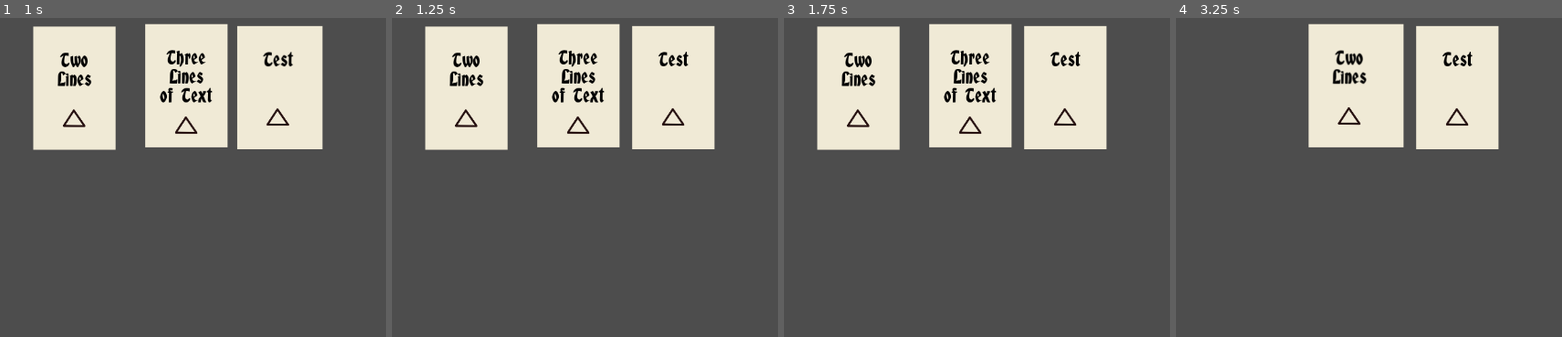
Above: before the commit, frames 1-4 (left to right).
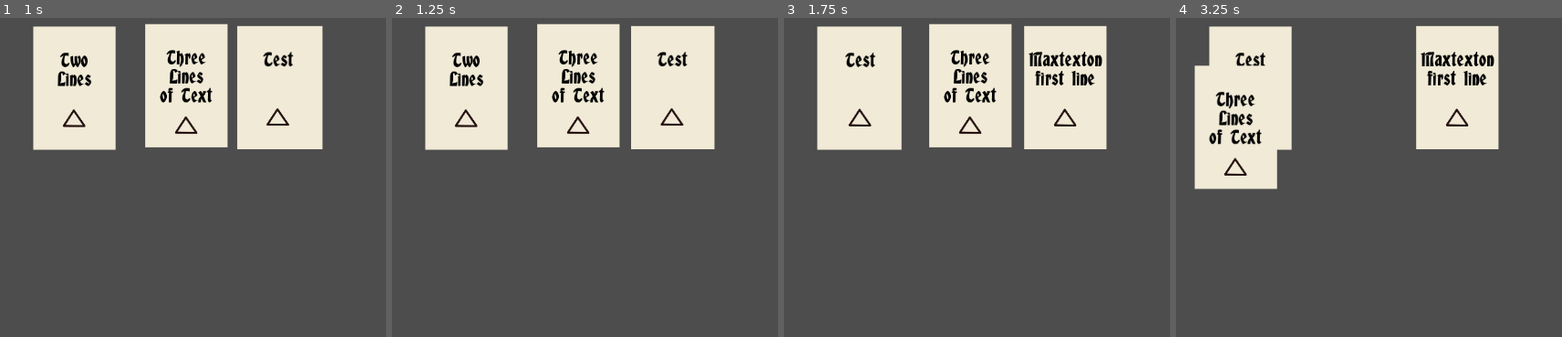
Above: after the commit, the same moments.

Repository: Ytlander/timeline-stories
Game: Godot game, scene res://Scenes/main.tscn
Two runs of this game, one before a commit and one after it. Both use one fixed random seed, a clock stepped at 60 frames per second and the inputs below.
Inputs (mouse positions are in pixels of both pictures, inside the frame that each line leads up to):
- Up to frame 1 (1 s): tap Enter at 0.5 s; drag from (46, 94) to (281, 88) at 0.52 s
- Up to frame 2 (1.25 s): no input
- Up to frame 3 (1.75 s): drag from (1065, 88) to (857, 88) at 1.27 s
- Up to frame 4 (3.25 s): press the mouse at (1249, 88) at 2.03 s; release the mouse at (1249, 88) at 2.75 s; tap Space at 2.75 s; drag from (1361, 84) to (1233, 126) at 2.77 s

Frame 1 is identical in both runs. In frame 2, 0.5% of the frame differs, in the area x 61-77%, y 2-42%; in frame 3, 2.0%; in frame 4, 23%, in the area x 4-83%, y 1-54%.

Commit message:
reset to drag and drop
Had some temp files of main that made me a little worried, just wanted to reset main

Diff:
--- a/Scenes/main.tscn
+++ b/Scenes/main.tscn
@@ -7,7 +7,6 @@
 
 [node name="Card Manager" type="Node2D" parent="."]
 script = ExtResource("2_bo1nx")
-click_to_drop = true
 
 [node name="Story_Card" parent="Card Manager" instance=ExtResource("1_jjgbg")]
 position = Vector2(201, 175)
